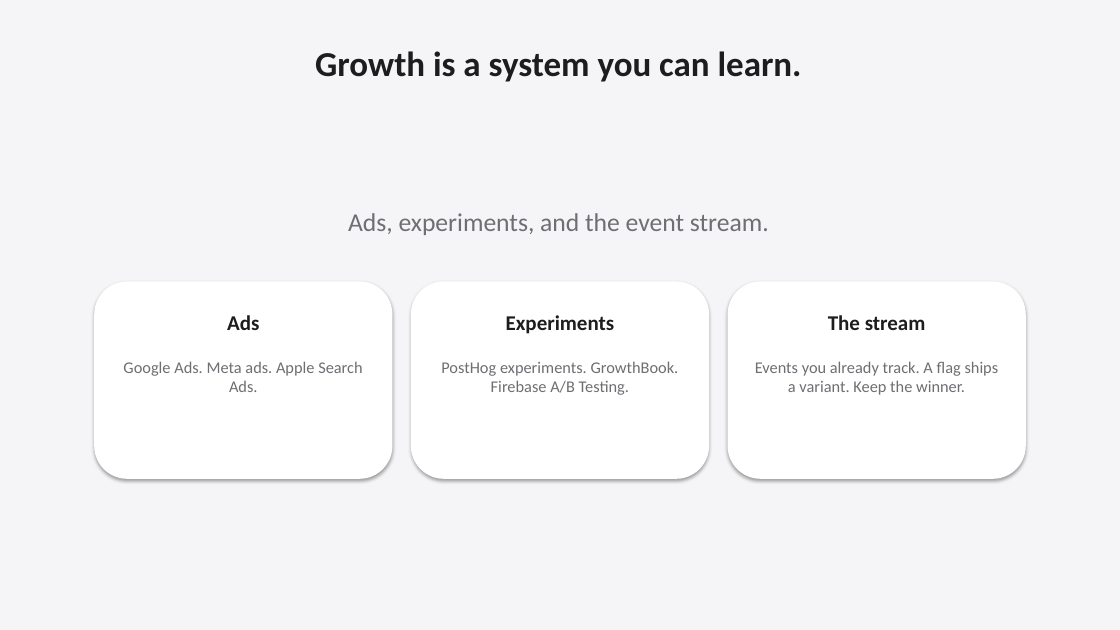
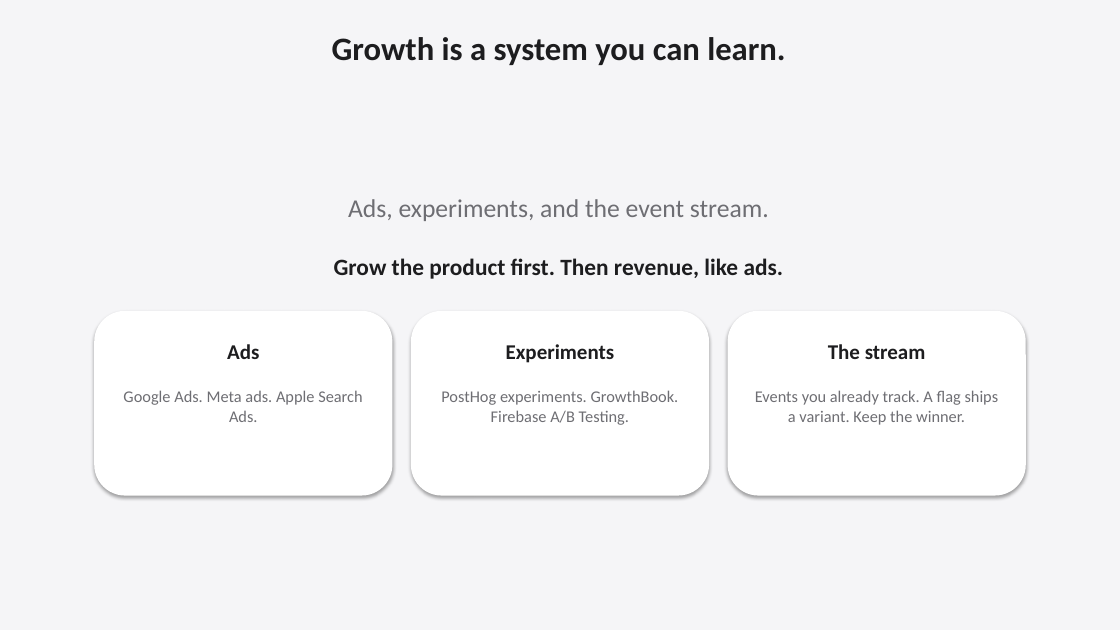
Before and after one commit to shangeethsivan/shangeethsivan.github.io, a slide deck: slide 13 of talks/whats-stopping-us-from-building-great-products-and-monetizing-them/whats-stopping-us-from-building-great-products-and-monetizing-them.pptx. Drawn at 1120x630 pixels with LibreOffice and Linux fonts; fonts in the diff are those of the drawing. Boxes give left, top, right and bottom in pixels: in the first picture for what was removed or moved away, otherwise in the second. Text is boxed around its words. In the diff, an @@ line names an element or a change of style, - is before the commit and + after.

Commit message:
Put product-first growth before ad revenue.
Keeps the 25-slide Shipaton deck and the three growth groups, and says checkout is not the same as ads.

```diff
--- a/talks/whats-stopping-us-from-building-great-products-and-monetizing-them/whats-stopping-us-from-building-great-products-and-monetizing-them.pptx
+++ b/talks/whats-stopping-us-from-building-great-products-and-monetizing-them/whats-stopping-us-from-building-great-products-and-monetizing-them.pptx
@@ text "Growth is a system you ...": place and size @@
-text "Growth is a system you ..." at bbox=[315, 51, 802, 82]
+text "Growth is a system you ..." at bbox=[332, 37, 785, 65]
@@ text "Growth is a system you ..." at bbox=[332, 37, 785, 65]: size 30 to 28 pt @@
@@ text "Ads, experiments, and the event ...": place and size @@
-text "Ads, experiments, and the event ..." at bbox=[348, 213, 769, 235]
+text "Ads, experiments, and the event ..." at bbox=[348, 199, 769, 221]
@@ text added at bbox=[334, 258, 784, 279], 20 pt, text #1D1D1F, bold @@
+Grow the product first. Then revenue, like ads.
@@ rounded rectangle: place and size @@
-rounded rectangle at bbox=[94, 281, 392, 479]
+rounded rectangle at bbox=[94, 311, 392, 496]
@@ rounded rectangle: place and size @@
-rounded rectangle at bbox=[411, 281, 709, 479]
+rounded rectangle at bbox=[411, 311, 709, 496]
@@ rounded rectangle: place and size @@
-rounded rectangle at bbox=[728, 281, 1026, 479]
+rounded rectangle at bbox=[728, 311, 1026, 496]
@@ 6 texts: place and size @@
-6 texts at bbox=[123, 315, 999, 395]
+6 texts at bbox=[123, 344, 999, 425]
```
Also in this commit, not shown: 3 other files.
